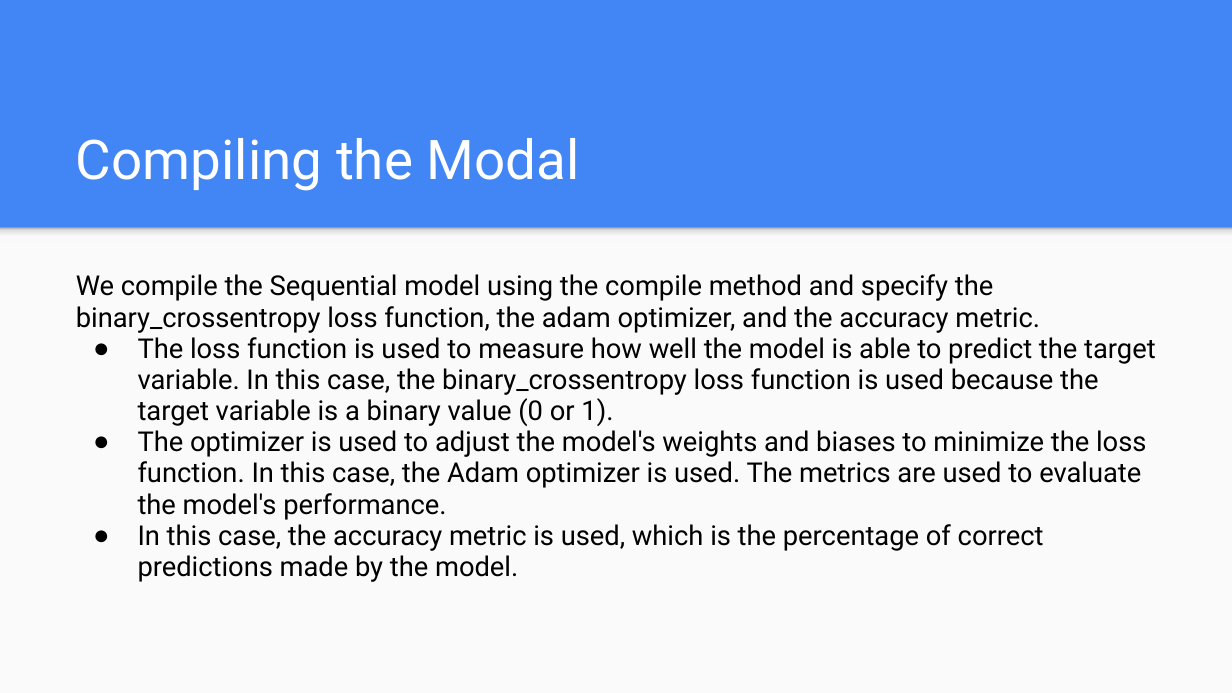
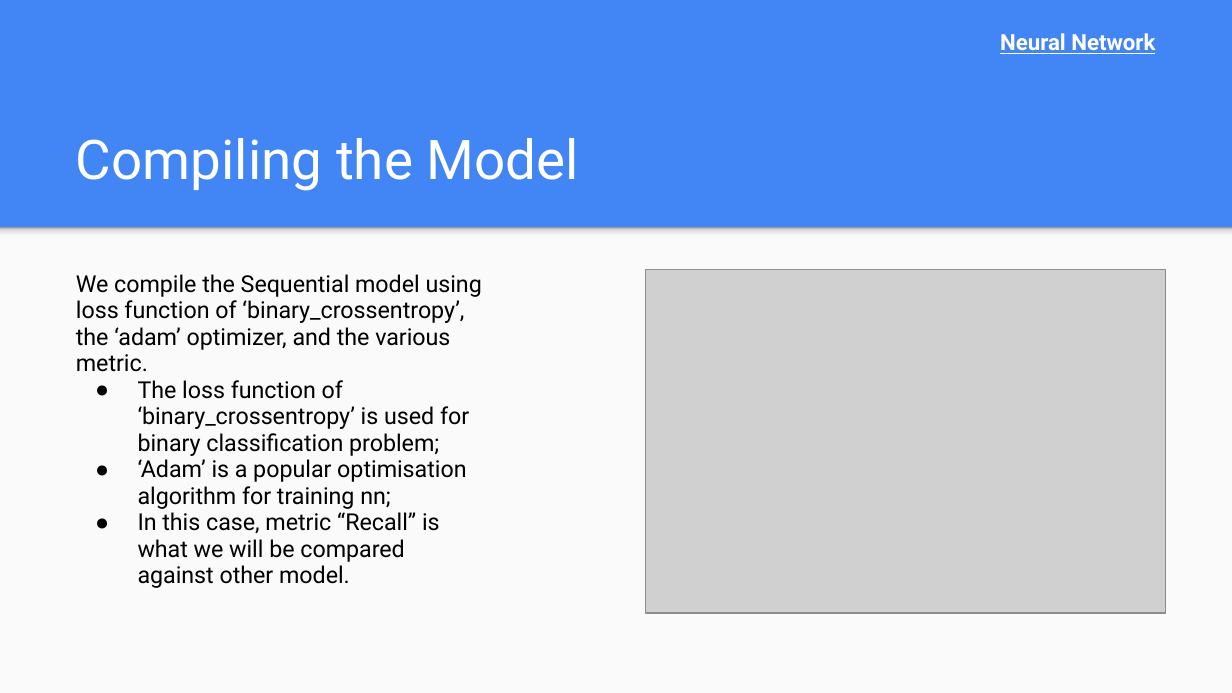
Before and after one commit to apakuki/FinTechBC-Project2, a slide deck: slide 8 of Customer Churn Prediction.pptx. Drawn at 1232x693 pixels with LibreOffice and Linux fonts; fonts in the diff are those of the drawing; grey boxes stand for pictures. Boxes give left, top, right and bottom in pixels: in the first picture for what was removed or moved away, otherwise in the second. Text is boxed around its words. In the diff, an @@ line names an element or a change of style, - is before the commit and + after.

```diff
--- a/Customer Churn Prediction.pptx
+++ b/Customer Churn Prediction.pptx
@@ text added at [1000, 33, 1155, 54], 13 pt, text #FFFFFF, bold, underline @@
+Neural Network
@@ title at [76, 138, 579, 191]: text changed @@
-Compiling the Modal
+Compiling the Model
@@ text removed at [76, 274, 1156, 582] @@
-We compile the Sequential model using the compile method and specify the binary_crossentropy loss function, the adam optimizer, and the accuracy metric.
-● The loss function is used to measure how well the model is able to predict the target variable. In this case, the binary_crossentropy loss function is used because the target variable is a binary value (0 or 1).
-● The optimizer is used to adjust the model's weights and biases to minimize the loss function. In this case, the Adam optimizer is used. The metrics are used to evaluate the model's performance.
-● In this case, the accuracy metric is used, which is the percentage of correct predictions made by the model.
@@ text added at [76, 274, 482, 588], 13.6 pt, text #000000 @@
+We compile the Sequential model using loss function of ‘binary_crossentropy’, the ‘adam’ optimizer, and the various metric.
+● The loss function of ‘binary_crossentropy’ is used for binary classification problem;
+● ‘Adam’ is a popular optimisation algorithm for training nn;
+● In this case, metric “Recall” is what we will be compared against other model.
@@ picture added at [646, 270, 1165, 614] @@
```
Also in this commit, not shown: 8 other slides changed, 4 slides added, 4 slides removed, 8 other files.
